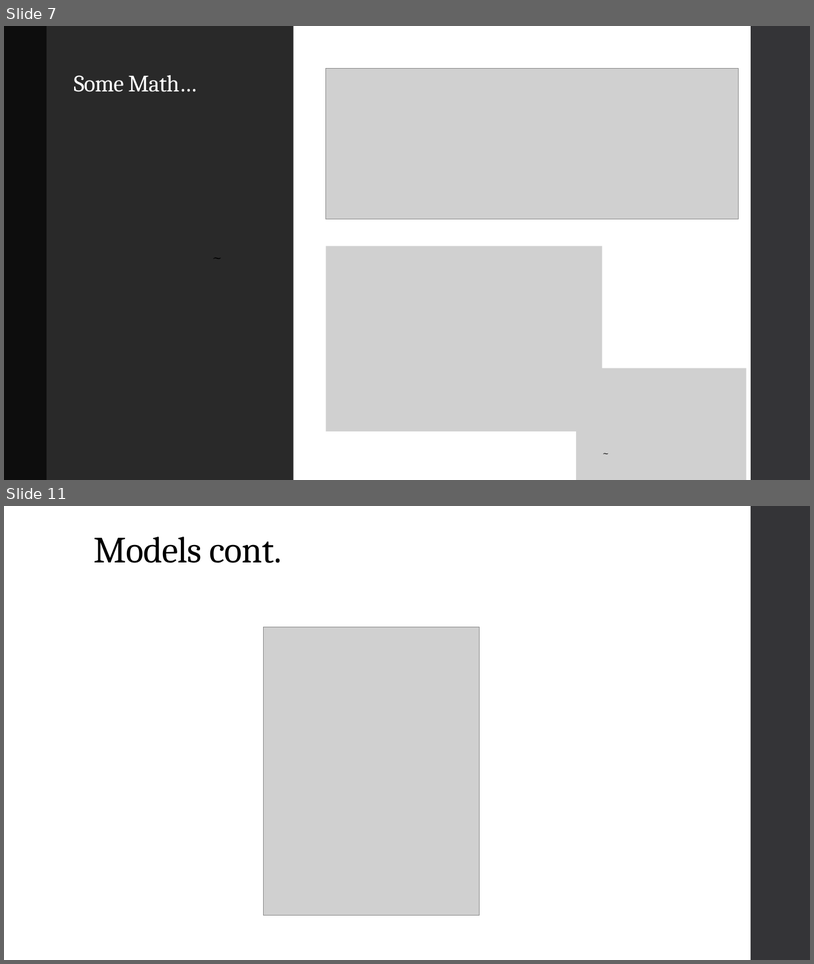
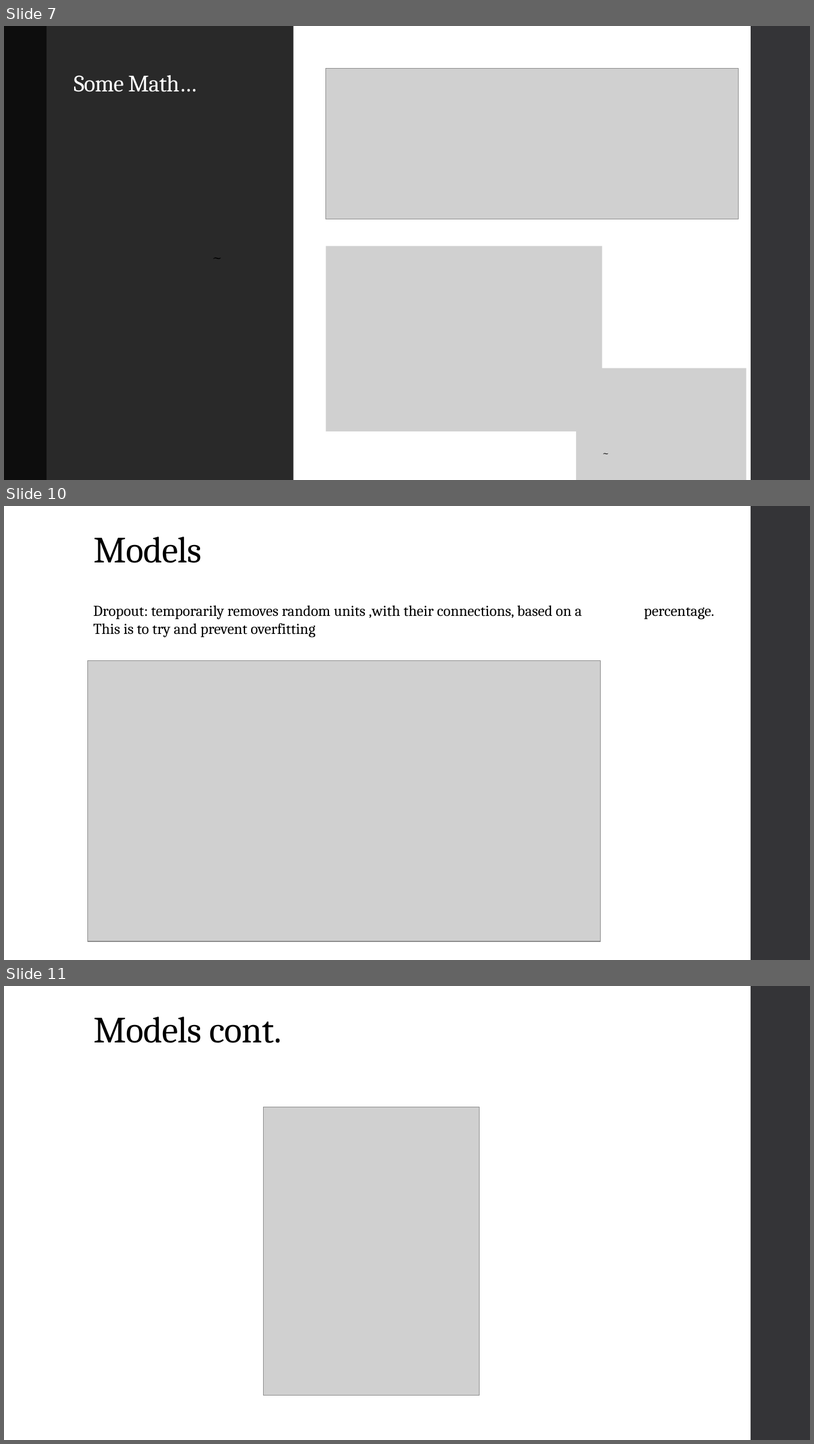
Before and after one commit to jaronritter01/cryptoAI, a slide deck: Cryptocurrency AI.pptx. Shown one above the other, each under a label of ours: slides 7 and 11 before the commit, slides 7, 10 and 11 after it; the slides between them are not shown. The pictures are 814x964 and 814x1444 pixels, drawn with LibreOffice and Linux fonts; fonts in the diff are those of the drawing; grey boxes stand for pictures. Boxes give left, top, right and bottom in pixels: in the first picture for what was removed or moved away, otherwise in the second. Text is boxed around its words. In the diff, an @@ line names an element or a change of style, - is before the commit and + after.

```diff
--- a/Cryptocurrency AI.pptx
+++ b/Cryptocurrency AI.pptx
@@ slide 10 added at (4,506,810,960), background #FFFFFF; not listed: 1 template element that a slide beside it also shows @@
@@ title added at (93,537,202,563), 44 pt, text #000000 @@
+Models
@@ text added at (93,605,582,637), 18 pt, text #000000 @@
+Dropout: temporarily removes random units ,with their connections, based on a percentage. This is to try and prevent overfitting
@@ picture added at (87,661,601,942) @@
```
Also in this commit, not shown: 4 slides changed, 1 other slide added, 1 slide removed.
